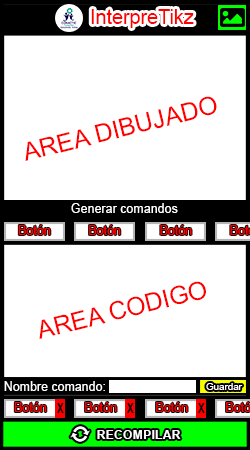
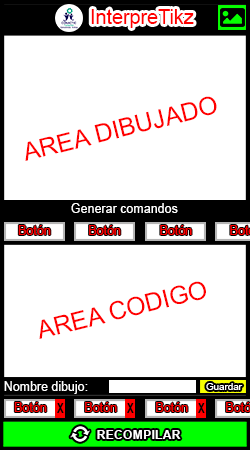
Layer changes from the first (250, 450) image to the second:
renamed "Nombre comando:" to "Nombre dibujo:", painted on it over (51, 381, 105, 394)
